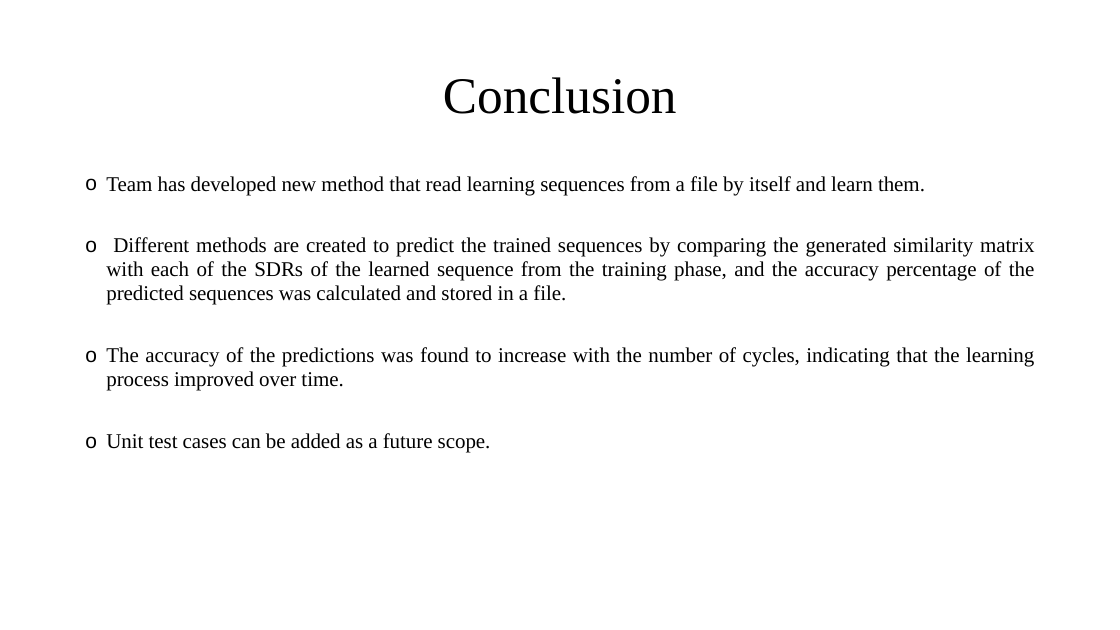
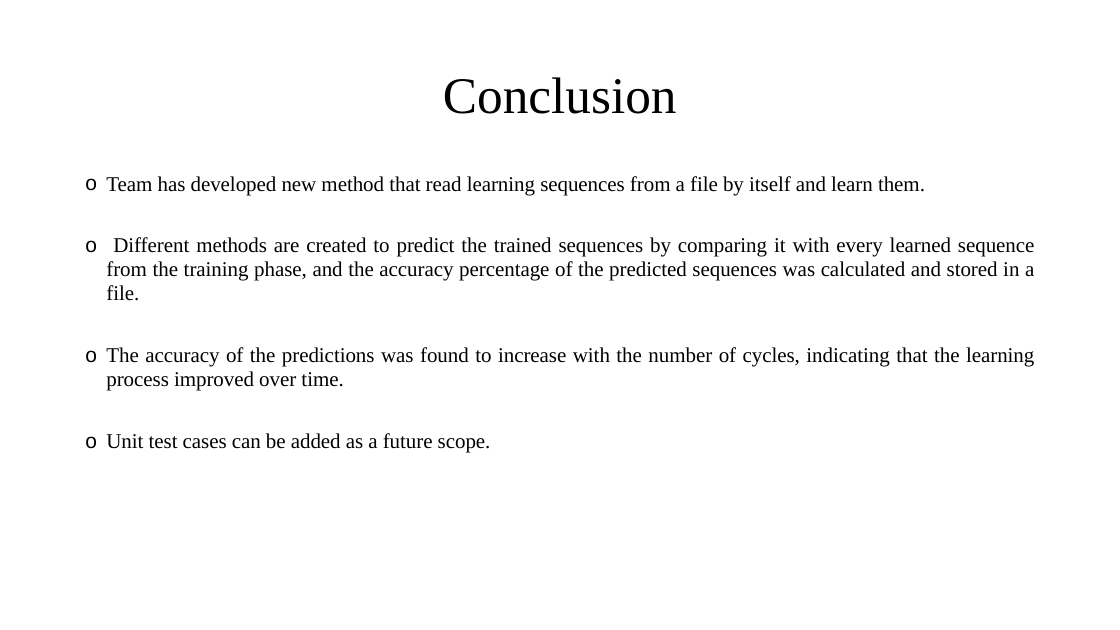
Before and after one commit to ddobric/neocortexapi, a slide deck: slide 12 of source/MySEProject/Documentation/ML2223_15 Approve Prediction of Multisequence Learning.pptx. Drawn at 1120x630 pixels with LibreOffice and Linux fonts; fonts in the diff are those of the drawing. Boxes give left, top, right and bottom in pixels: in the first picture for what was removed or moved away, otherwise in the second. Text is boxed around its words. In the diff, an @@ line names an element or a change of style, - is before the commit and + after.

Commit message:
Documentation Updated

```diff
--- a/source/MySEProject/Documentation/ML2223_15 Approve Prediction of Multisequence Learning.pptx
+++ b/source/MySEProject/Documentation/ML2223_15 Approve Prediction of Multisequence Learning.pptx
@@ text at [106,237,1034,301]: text changed @@
-o Different methods are created to predict the trained sequences by comparing the generated similarity matrix with each of the SDRs of the learned sequence from the training phase, and the accuracy percentage of the predicted sequences was calculated and stored in a file.
+o Different methods are created to predict the trained sequences by comparing it with every learned sequence from the training phase, and the accuracy percentage of the predicted sequences was calculated and stored in a file.
```
